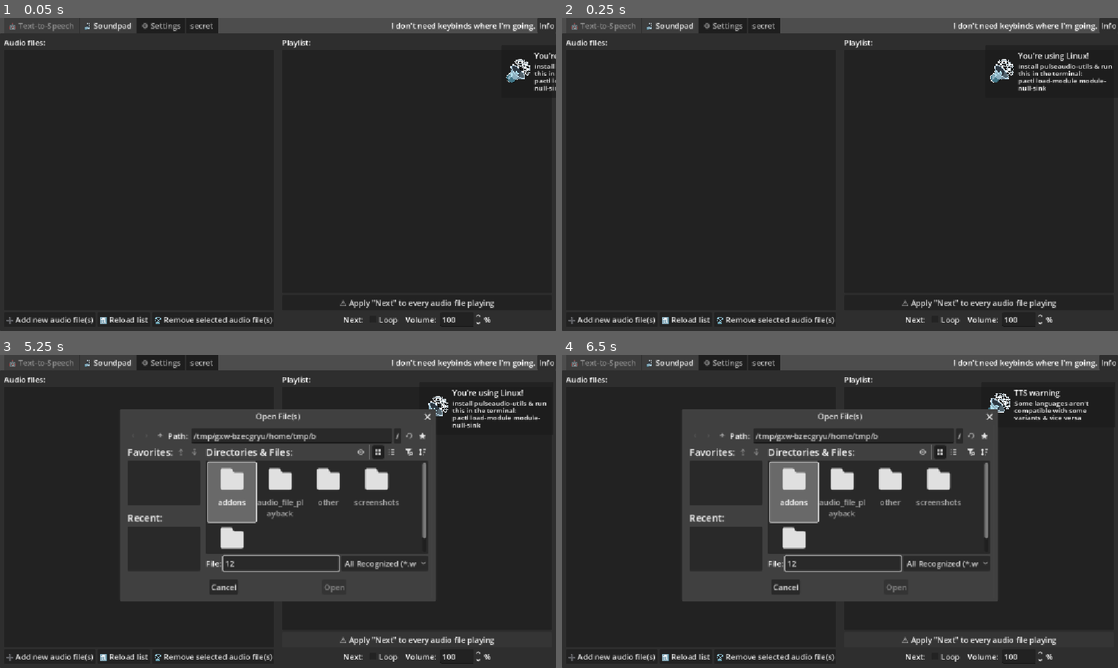
Above: before the commit, frames 1-4 (two rows, left to right).
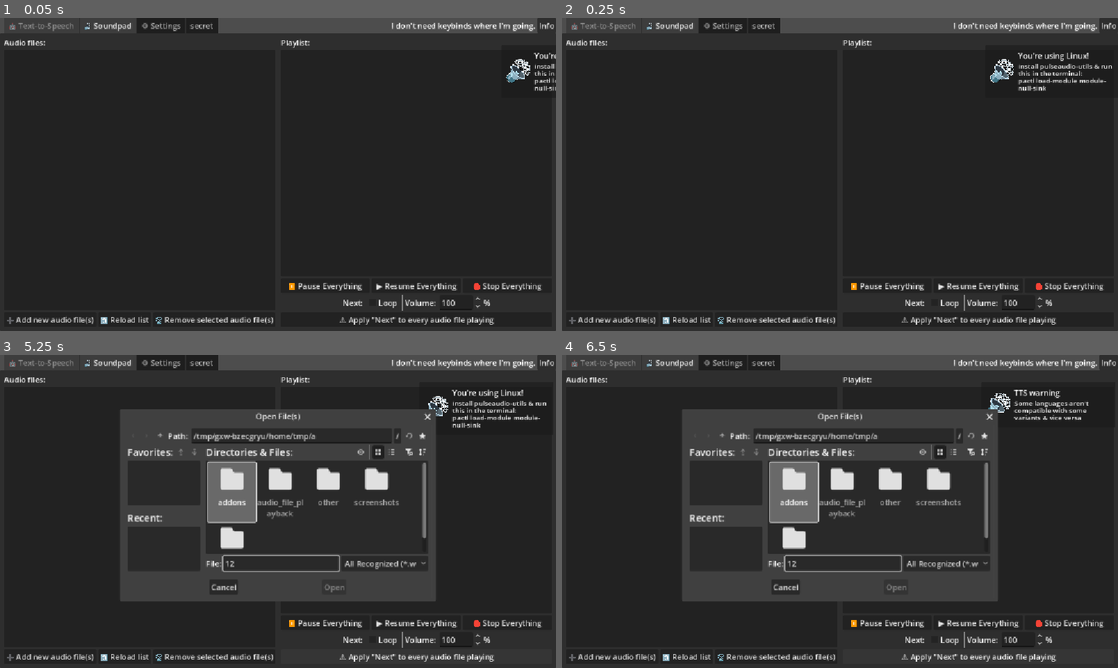
Above: after the commit, the same moments.

Repository: greg0rygreg/SoundsEz
Game: Godot game, scene res://main.tscn
Same seed, same stepped clock (60 frames per second), same inputs: the game is played once before the commit and once after it. Sound files missing from this copy of the repository are replaced by a short silence.
Inputs (mouse positions are in pixels of both pictures, inside the frame that each line leads up to):
- Up to frame 1 (0.05 s): no input
- Up to frame 2 (0.25 s): no input
- Up to frame 3 (5.25 s): click (328, 624) at 0.5 s, where only the run after the commit has a clickable "⏸️ Pause Everything"; click (417, 624) at 1.25 s, where only the run after the commit has a clickable "▶️ Resume Everything"; click (505, 624) at 2 s, where only the run after the commit has a clickable "🛑 Stop Everything"; click "➕ Add new audio file(s)" at 2.75 s; click (283, 564) at 3.52 s; type "12" at 3.6 s; click "➕ Add new audio file(s)" at 4.25 s; click "⚠️ Apply 'Next' to every audi…" at 5 s
- Up to frame 4 (6.5 s): click "⚠️ Apply 'Next' to every audi…" at 5.75 s

The runs differ from the first frame. In frame 1, 1.7% of the frame differs, in the area x 1-98%, y 6-98%; in frame 2, 1.7%; in frame 3, 1.8%, in the area x 1-98%, y 6-99%; in frame 4, 1.8%.

Commit message:
update main.tscn
switch large hbox seperation value to hseperators
add some buttons
add sorry notice to settings

Diff:
--- a/main.tscn
+++ b/main.tscn
@@ -25,7 +25,7 @@
 anchor_bottom = 1.0
 grow_horizontal = 2
 grow_vertical = 2
-current_tab = 1
+current_tab = 2
 tab_0/title = "🤖 Text-to-Speech"
 tab_1/title = "🔊 Soundpad"
 tab_2/title = "⚙️ Settings"
@@ -44,7 +44,6 @@
 
 [node name="horcont" type="HBoxContainer" parent="tabs/tts" unique_id=1715007392]
 layout_mode = 2
-theme_override_constants/separation = 16
 
 [node name="vercont" type="VBoxContainer" parent="tabs/tts/horcont" unique_id=1596704039]
 layout_mode = 2
@@ -226,6 +225,9 @@
 max_value = 1000.0
 value = 175.0
 
+[node name="sep" type="VSeparator" parent="tabs/tts/horcont" unique_id=1562720003]
+layout_mode = 2
+
 [node name="vercont2" type="VBoxContainer" parent="tabs/tts/horcont" unique_id=1357702155]
 layout_mode = 2
 size_flags_horizontal = 3
@@ -248,24 +250,25 @@
 layout_mode = 2
 size_flags_vertical = 3
 
+[node name="clear" type="Button" parent="tabs/tts/horcont/vercont2" unique_id=985467208]
+layout_mode = 2
+text = "🗑️ Clear history"
+
 [node name="audio" type="HBoxContainer" parent="tabs/tts/horcont/vercont2" unique_id=2146484264]
 layout_mode = 2
 
 [node name="play" type="Button" parent="tabs/tts/horcont/vercont2/audio" unique_id=1223445503]
 layout_mode = 2
 size_flags_horizontal = 3
-text = "▶️ Speak"
+text = "▶️ Make them Speak"
 
 [node name="stop" type="Button" parent="tabs/tts/horcont/vercont2/audio" unique_id=1644165097]
 layout_mode = 2
 size_flags_horizontal = 3
 text = "🛑 Silence Everyone"
 
-[node name="clear" type="Button" parent="tabs/tts/horcont/vercont2" unique_id=985467208]
-layout_mode = 2
-text = "🗑️ Clear history"
-
 [node name="sounds" type="MarginContainer" parent="tabs" unique_id=491676046]
+visible = false
 layout_mode = 2
 theme_override_constants/margin_left = 8
 theme_override_constants/margin_top = 8
@@ -277,7 +280,6 @@
 
 [node name="horcont" type="HBoxContainer" parent="tabs/sounds" unique_id=405493484]
 layout_mode = 2
-theme_override_constants/separation = 16
 
 [node name="files" type="VBoxContainer" parent="tabs/sounds/horcont" unique_id=1109407318]
 layout_mode = 2
@@ -308,6 +310,9 @@
 layout_mode = 2
 size_flags_horizontal = 3
 text = "🗑️ Remove selected audio file(s)"
+
+[node name="sep" type="VSeparator" parent="tabs/sounds/horcont" unique_id=1808355417]
+layout_mode = 2
 
 [node name="player" type="VBoxContainer" parent="tabs/sounds/horcont" unique_id=841385242]
 layout_mode = 2
@@ -337,9 +342,23 @@
 [node name="vercont" type="VBoxContainer" parent="tabs/sounds/horcont/player/playing/scrollcont/margineer" unique_id=1753890810]
 layout_mode = 2
 
-[node name="ohno" type="Button" parent="tabs/sounds/horcont/player" unique_id=211373410]
-layout_mode = 2
-text = "⚠️ Apply \"Next\" to every audio file playing"
+[node name="globalctrl" type="HBoxContainer" parent="tabs/sounds/horcont/player" unique_id=384710465]
+layout_mode = 2
+
+[node name="pauseall" type="Button" parent="tabs/sounds/horcont/player/globalctrl" unique_id=20332690]
+layout_mode = 2
+size_flags_horizontal = 3
+text = "⏸️ Pause Everything"
+
+[node name="resumeall" type="Button" parent="tabs/sounds/horcont/player/globalctrl" unique_id=1860681653]
+layout_mode = 2
+size_flags_horizontal = 3
+text = "▶️ Resume Everything"
+
+[node name="stopall" type="Button" parent="tabs/sounds/horcont/player/globalctrl" unique_id=1720587752]
+layout_mode = 2
+size_flags_horizontal = 3
+text = "🛑 Stop Everything"
 
 [node name="next" type="HBoxContainer" parent="tabs/sounds/horcont/player" unique_id=1056657285]
 layout_mode = 2
@@ -369,8 +388,11 @@
 layout_mode = 2
 text = "%"
 
+[node name="ohno" type="Button" parent="tabs/sounds/horcont/player" unique_id=211373410]
+layout_mode = 2
+text = "⚠️ Apply \"Next\" to every audio file playing"
+
 [node name="sets" type="MarginContainer" parent="tabs" unique_id=247406521]
-visible = false
 layout_mode = 2
 theme_override_constants/margin_left = 8
 theme_override_constants/margin_top = 8
@@ -390,15 +412,17 @@
 layout_mode = 2
 text = "✅ Apply"
 
+[node name="sorry" type="Label" parent="tabs/sets/vercont" unique_id=1399936915]
+layout_mode = 2
+theme_override_font_sizes/font_size = 32
+text = "I promise I'm gonna make this tab prettier next release or so"
+
 [node name="theme" type="HBoxContainer" parent="tabs/sets/vercont" unique_id=928849742]
 layout_mode = 2
 
-[node name="Label" type="Label" parent="tabs/sets/vercont/theme" unique_id=883668809]
+[node name="CheckButton" type="CheckButton" parent="tabs/sets/vercont/theme" unique_id=938430802]
 layout_mode = 2
 text = "Theme: 🌙"
-
-[node name="CheckButton" type="CheckButton" parent="tabs/sets/vercont/theme" unique_id=938430802]
-layout_mode = 2
 
 [node name="Label2" type="Label" parent="tabs/sets/vercont/theme" unique_id=1001826850]
 layout_mode = 2
@@ -523,6 +547,9 @@
 [connection signal="pressed" from="tabs/tts/horcont/vercont2/audio/play" to="tabs/tts" method="_on_play_pressed"]
 [connection signal="item_activated" from="tabs/sounds/horcont/files/list" to="tabs/sounds" method="_on_list_item_activated"]
 [connection signal="pressed" from="tabs/sounds/horcont/files/actions/rem" to="tabs/sounds" method="_on_rem_pressed"]
+[connection signal="pressed" from="tabs/sounds/horcont/player/globalctrl/pauseall" to="tabs/sounds" method="_on_pauseall_pressed"]
+[connection signal="pressed" from="tabs/sounds/horcont/player/globalctrl/resumeall" to="tabs/sounds" method="_on_resumeall_pressed"]
+[connection signal="pressed" from="tabs/sounds/horcont/player/globalctrl/stopall" to="tabs/sounds" method="_on_stopall_pressed"]
 [connection signal="pressed" from="tabs/sounds/horcont/player/ohno" to="tabs/sounds" method="_on_ohno_pressed"]
 [connection signal="pressed" from="tabs/sets/vercont/actions/apply" to="tabs/sets" method="_on_apply_pressed"]
 [connection signal="files_selected" from="newaf" to="tabs/sounds" method="_on_newaf_files_selected"]
